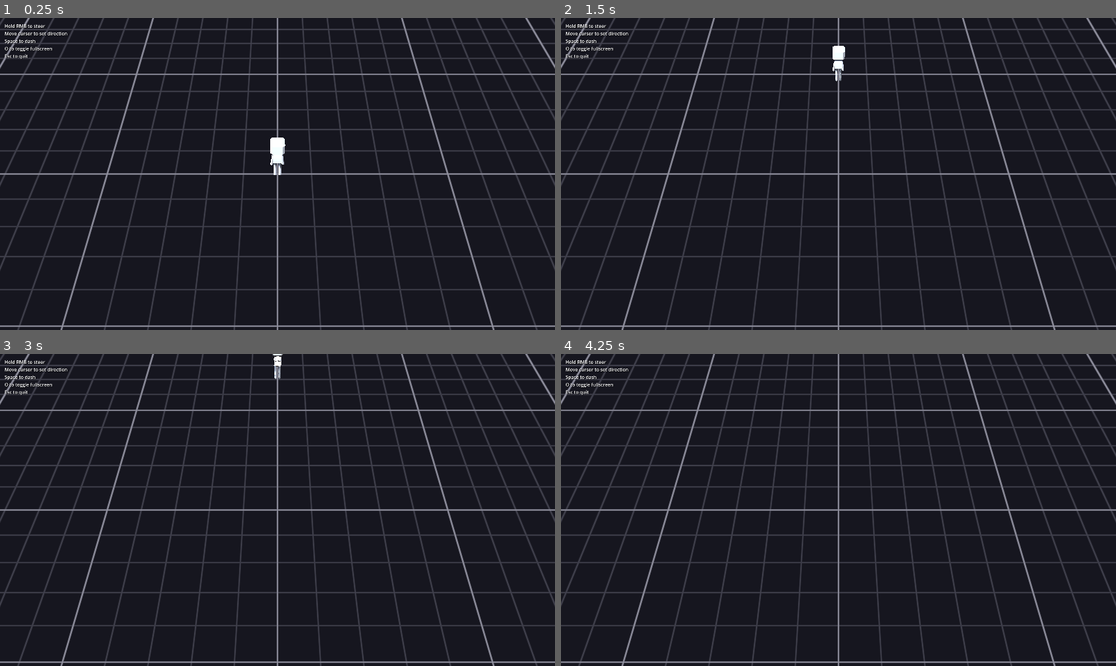
Above: before the commit, frames 1-4 (two rows, left to right).
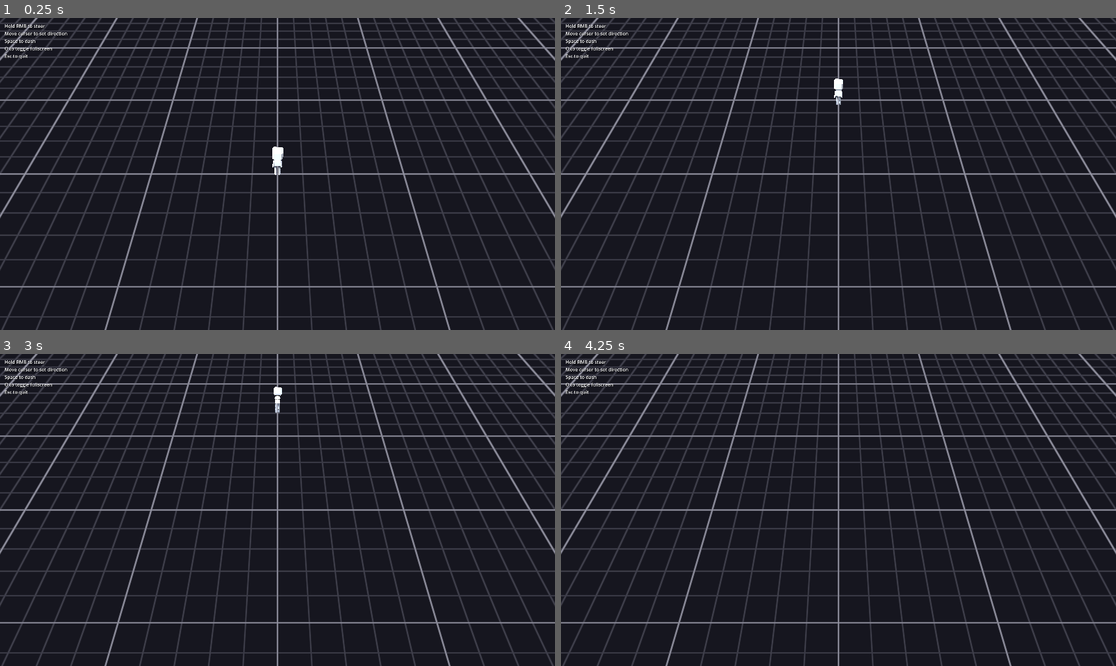
Above: after the commit, the same moments.

Repository: cpalaka/godot-rts-movement-prototype
Game: Godot game, scene res://scenes/main.tscn
Same seed, same stepped clock (60 frames per second), same inputs: the game is played once before the commit and once after it.
Inputs (mouse positions are in pixels of both pictures, inside the frame that each line leads up to):
- Up to frame 1 (0.25 s): no input
- Up to frame 2 (1.5 s): tap Enter at 0.5, 1.35 s; move the mouse to (960, 158) at 0.52 s; hold Space (dash) 0.53-1.28 s; click (960, 158) at 0.67 s; move the mouse to (727, 189) at 1.27 s; click (727, 189) at 1.42 s
- Up to frame 3 (3 s): move the mouse to (333, 441) at 2.02 s; tap Keypad Enter at 2.1 s; click (333, 441) at 2.17 s; tap Enter at 2.75 s; move the mouse to (249, 572) at 2.77 s; tap Space (dash) at 2.85 s; click (249, 572) at 2.92 s
- Up to frame 4 (4.25 s): tap Space (dash) at 3.5 s; move the mouse to (1005, 556) at 3.52 s; tap Enter at 3.6 s; click (1005, 556) at 3.67 s

The runs differ from the first frame. In frame 1, 21% of the frame differs, in the area x 0-100%, y 0-100%; in frame 2, 21%; in frame 3, 21%; in frame 4, 21%.

Commit message:
chore(main.tscn): bump Camera_Dota fov 30.2 → 40.0
Slightly wider view after playtesting; the 30.2 zoom felt
too tight once the overlay was added.

Co-Authored-By: Claude Opus 4.7 <noreply@anthropic.com>

Diff:
--- a/scenes/main.tscn
+++ b/scenes/main.tscn
@@ -23,7 +23,7 @@
 [node name="Camera_Dota" type="Camera3D" parent="." unique_id=1771142523]
 transform = Transform3D(1, 0, 0, 0, 0.70710677, 0.70710677, 0, -0.70710677, 0.70710677, 0, 12, 12)
 current = true
-fov = 30.2
+fov = 40.0
 
 [node name="NavRegion" type="NavigationRegion3D" parent="." unique_id=744960695]
 navigation_mesh = SubResource("NavigationMesh_jyhfs")
